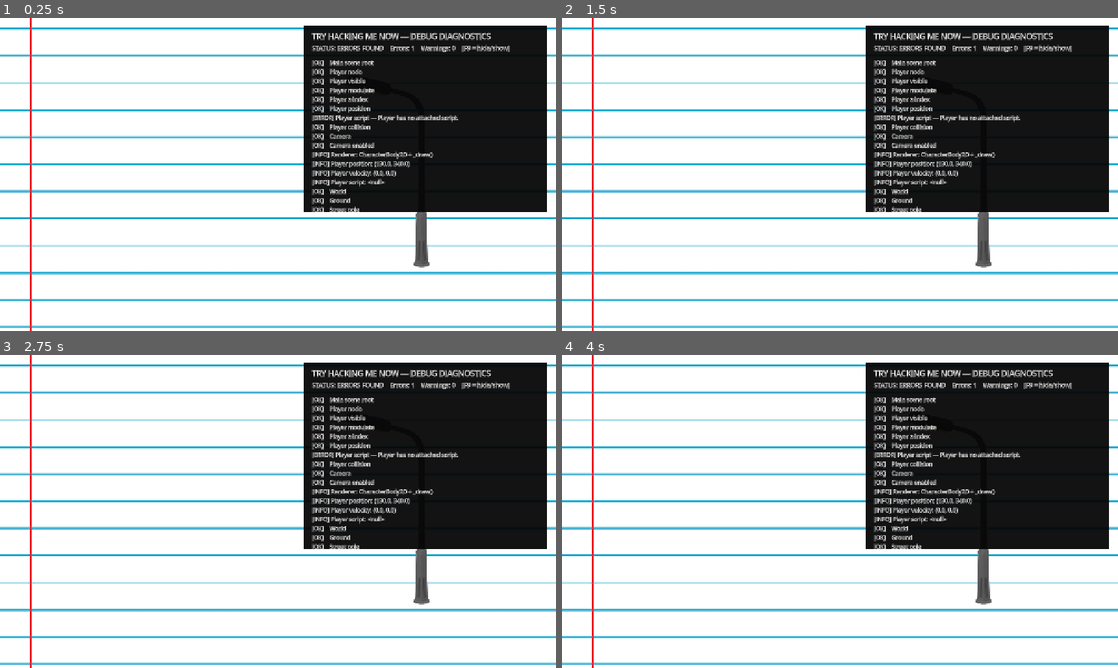
Above: before the commit, frames 1-4 (two rows, left to right).
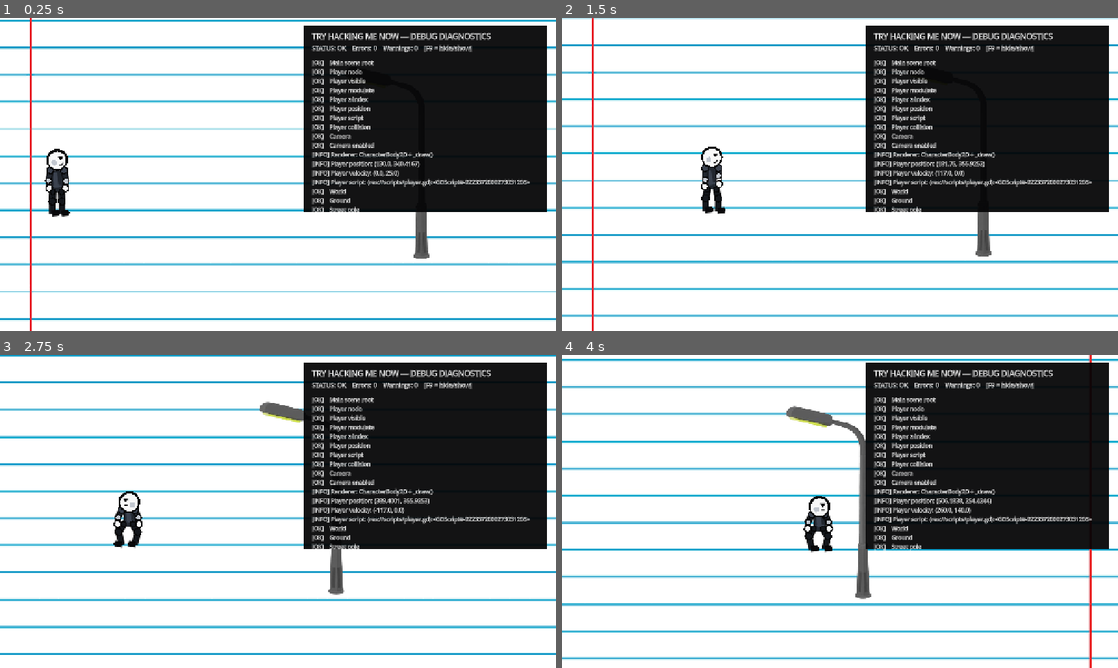
Above: after the commit, the same moments.

Repository: zamuuk13-sketch/TRY-HACKING-ME-NEW-
Game: Godot game, scene res://scenes/main.tscn
Two runs of this game, one before a commit and one after it. Both use one fixed random seed, a clock stepped at 60 frames per second and the inputs below.
Inputs:
- Up to frame 1 (0.25 s): no input
- Up to frame 2 (1.5 s): hold C (crouch) 0.53-1.28 s; hold D (move_right) from 0.53 s (still down); tap Space (jump) at 0.77 s; tap Shift at 1.35 s
- Up to frame 3 (2.75 s): tap Space (jump) at 1.52 s; release D (move_right) at 2.03 s; hold A (move_left) from 2.03 s (still down); hold C (crouch) from 2.03 s (still down)
- Up to frame 4 (4 s): release A (move_left) at 2.78 s; release C (crouch) at 2.78 s; hold D (move_right) from 2.78 s (still down); tap Shift at 2.85 s; tap Space (jump) at 3.02, 3.77 s; hold C (crouch) from 3.53 s (still down)

The runs differ from the first frame. In frame 1, 19% of the frame differs, in the area x 0-100%, y 0-100%; in frame 2, 18%; in frame 3, 20%; in frame 4, 22%.
Error before the commit: Parse Error: Cannot infer the type of "walk_bob" variable because the value doesn't have a set type. (res://scripts/player.gd:145)

Commit message:
Fix strict GDScript type inference in player renderer

Diff:
--- a/scripts/player.gd
+++ b/scripts/player.gd
@@ -108,7 +108,7 @@
 	var phase := cycle * TAU
 	var stride := sin(phase)
 	var opposite := -stride
-	var speed_ratio := clamp(abs(velocity.x) / max(sprint_speed, 1.0), 0.0, 1.0)
+	var speed_ratio: float = clamp(abs(velocity.x) / max(sprint_speed, 1.0), 0.0, 1.0)
 
 	var head := Vector2(0.0, -31.0)
 	var neck := Vector2(0.0, -18.5)
@@ -142,7 +142,7 @@
 		var walk := phase
 		var s := sin(walk)
 		var c := cos(walk)
-		var walk_bob := abs(s) * 1.1
+		var walk_bob: float = abs(s) * 1.1
 		head.y = -31.0 + walk_bob
 		neck.y = -18.0 + walk_bob
 		shoulder_l.y = -15.0 + walk_bob
@@ -160,7 +160,7 @@
 		var run_phase := phase * 1.45
 		var s := sin(run_phase)
 		var c := cos(run_phase)
-		var run_bob := abs(s) * 2.0
+		var run_bob: float = abs(s) * 2.0
 		head.y = -31.5 + run_bob
 		neck.y = -18.5 + run_bob
 		shoulder_l.y = -15.5 + run_bob
@@ -270,6 +270,7 @@
 	_limb(neck, Vector2(neck.x, -24.0), 6.0, outline, skin)
 	draw_circle(head, 16.0, outline)
 	draw_circle(head + Vector2(0.0, 0.8), 13.0, skin)
+
 	# Face shading gives the head more volume without external sprites.
 	draw_circle(head + Vector2(-4.5 * d, 4.0), 4.0, skin_shadow)
 	draw_circle(head + Vector2(5.0 * d, -2.5), 2.3, Color(1.0, 1.0, 1.0, 0.9))
